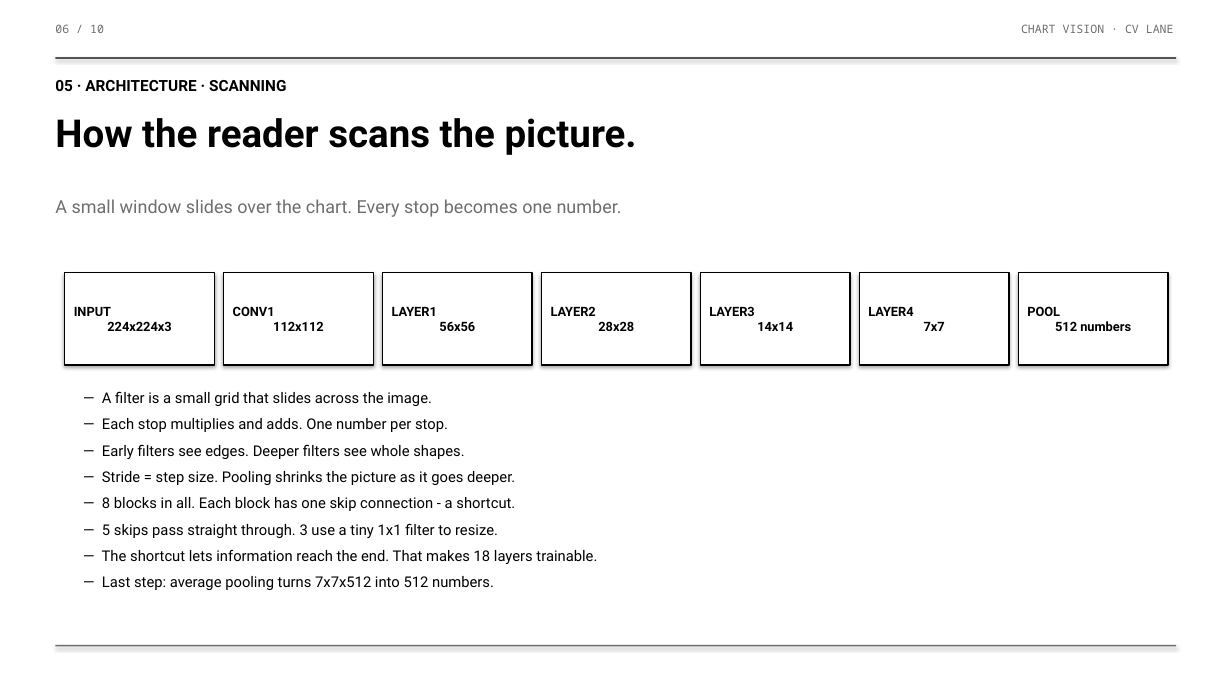
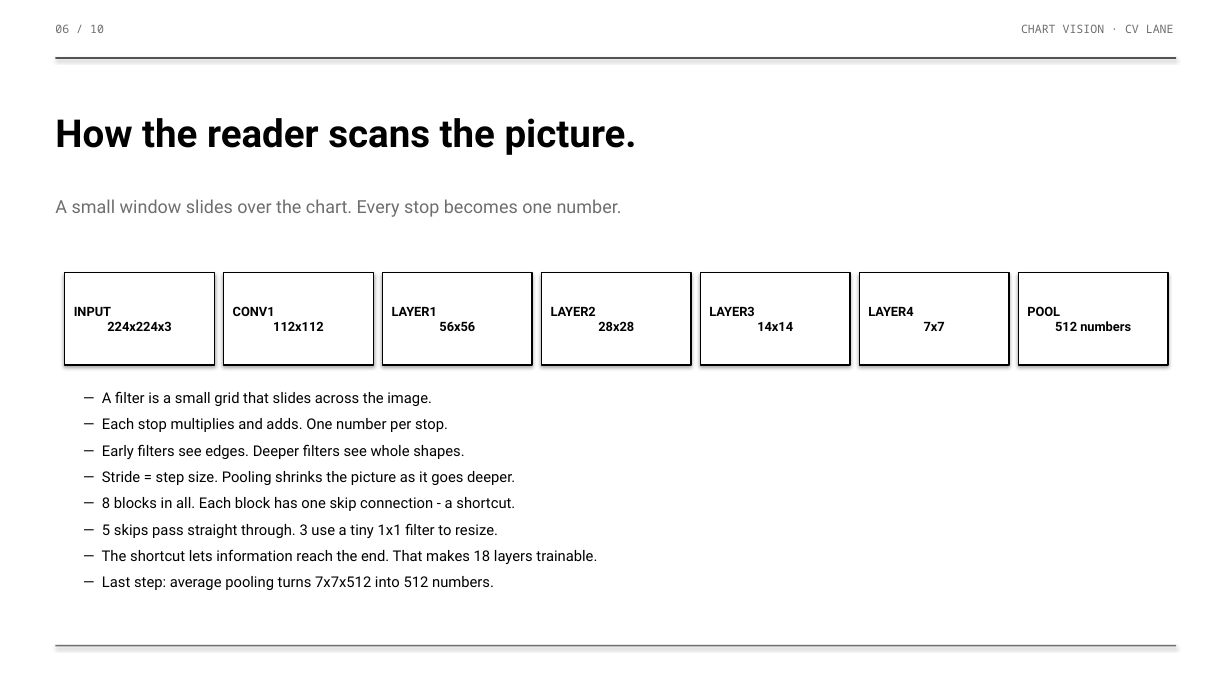
Before and after one commit to DharmilG/Stock-Direction-Predictor, a slide deck: slide 12 of CV/slides/Chart_Vision_Review.pptx (slide 6 before the commit). Drawn at 1232x693 pixels with LibreOffice and Linux fonts; fonts in the diff are those of the drawing. Boxes give left, top, right and bottom in pixels: in the first picture for what was removed or moved away, otherwise in the second. Text is boxed around its words. In the diff, an @@ line names an element or a change of style, - is before the commit and + after.

```diff
--- a/CV/slides/Chart_Vision_Review.pptx
+++ b/CV/slides/Chart_Vision_Review.pptx
@@ text removed at <box>55,80,286,91</box> @@
-05 · ARCHITECTURE · SCANNING
```
Also in this commit, not shown: 13 other slides changed, 1 slide added, 1 slide removed, 1 other file.
